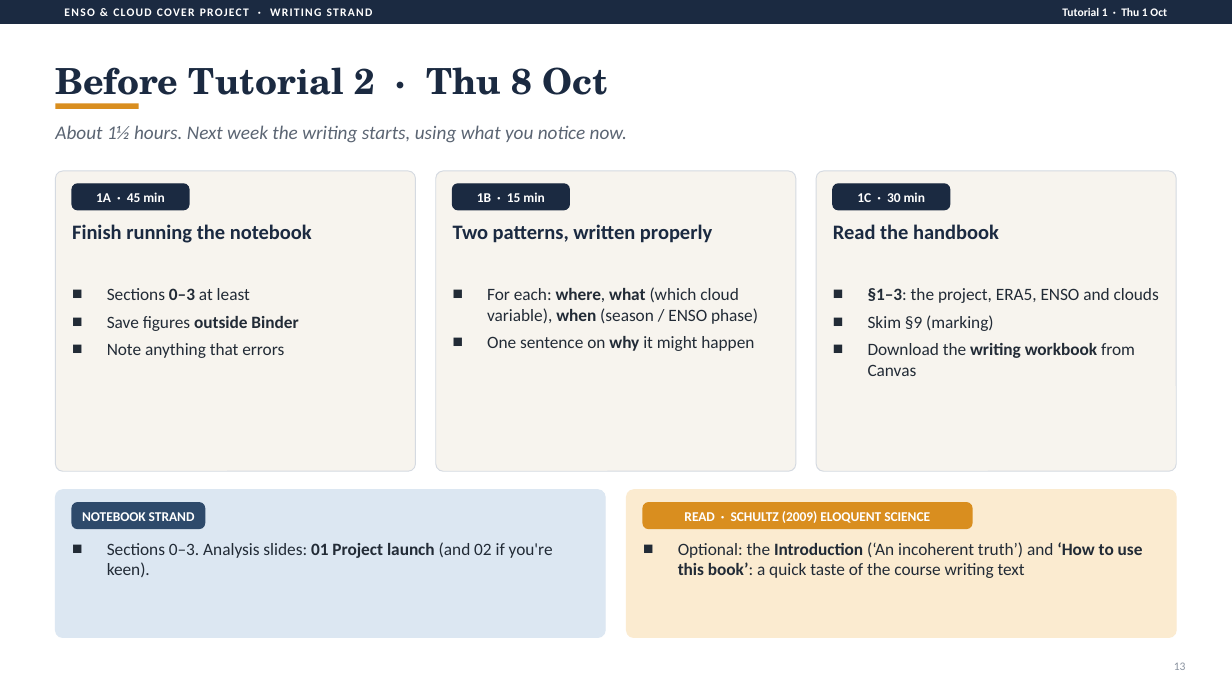
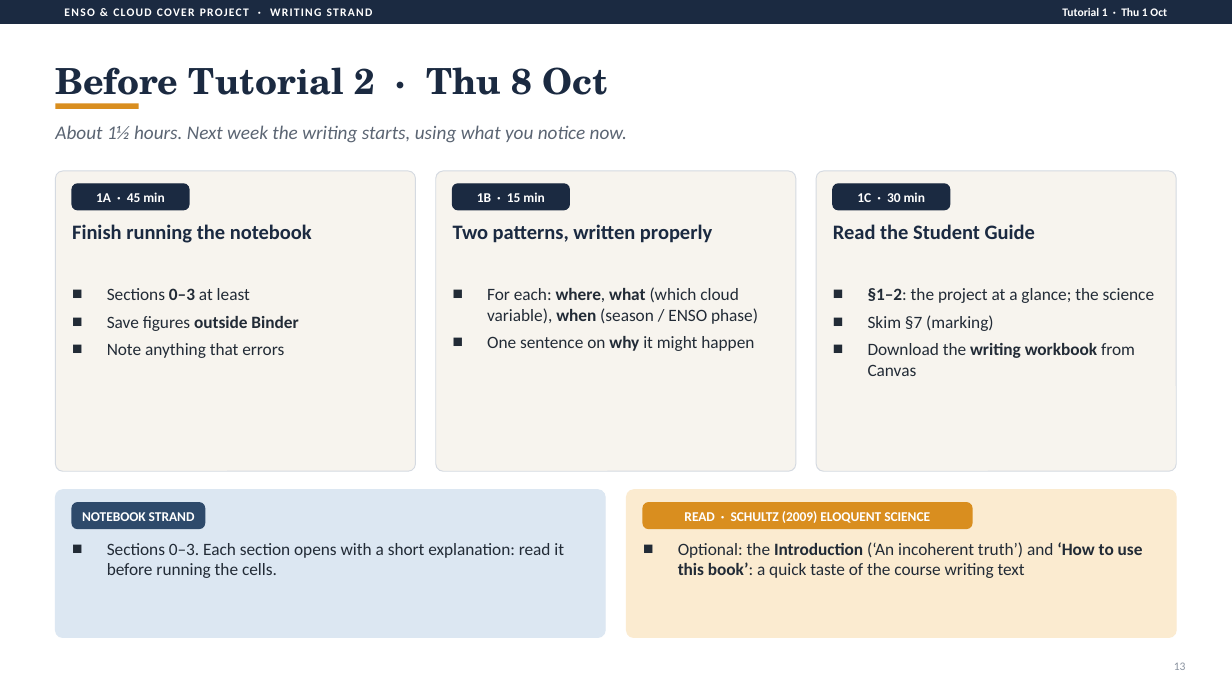
Before and after one commit to UoM-maul1609/tutorial-schedule-1, a slide deck: slide 13 of analyses-project/guidance/W1_Project_launch.pptx. Drawn at 1232x693 pixels with LibreOffice and Linux fonts; fonts in the diff are those of the drawing. Boxes give left, top, right and bottom in pixels: in the first picture for what was removed or moved away, otherwise in the second. Text is boxed around its words. In the diff, an @@ line names an element or a change of style, - is before the commit and + after.

```diff
--- a/analyses-project/guidance/W1_Project_launch.pptx
+++ b/analyses-project/guidance/W1_Project_launch.pptx
@@ text at box(833, 224, 1035, 239): text changed @@
-Read the handbook
+Read the Student Guide
@@ text at box(868, 288, 1155, 331): text changed @@
-■ §1–3: the project, ERA5, ENSO and clouds
-■ Skim §9 (marking)
+■ §1–2: the project at a glance; the science
+■ Skim §7 (marking)
@@ text at box(107, 543, 564, 578): text changed @@
-■ Sections 0–3. Analysis slides: 01 Project launch (and 02 if you're keen).
+■ Sections 0–3. Each section opens with a short explanation: read it before running the cells.
```
Also in this commit, not shown: 2 other slides changed, 19 other files.
